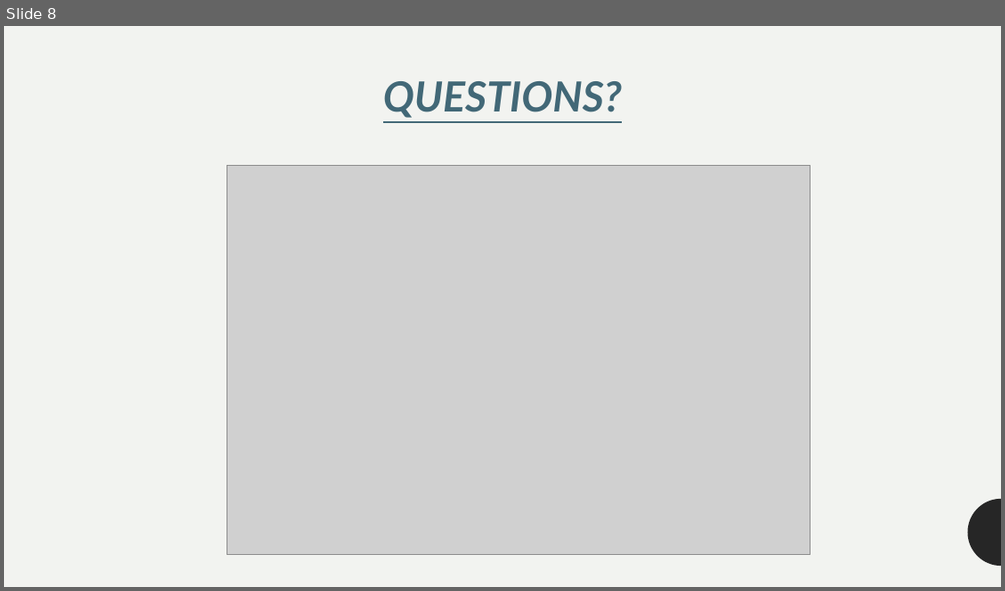
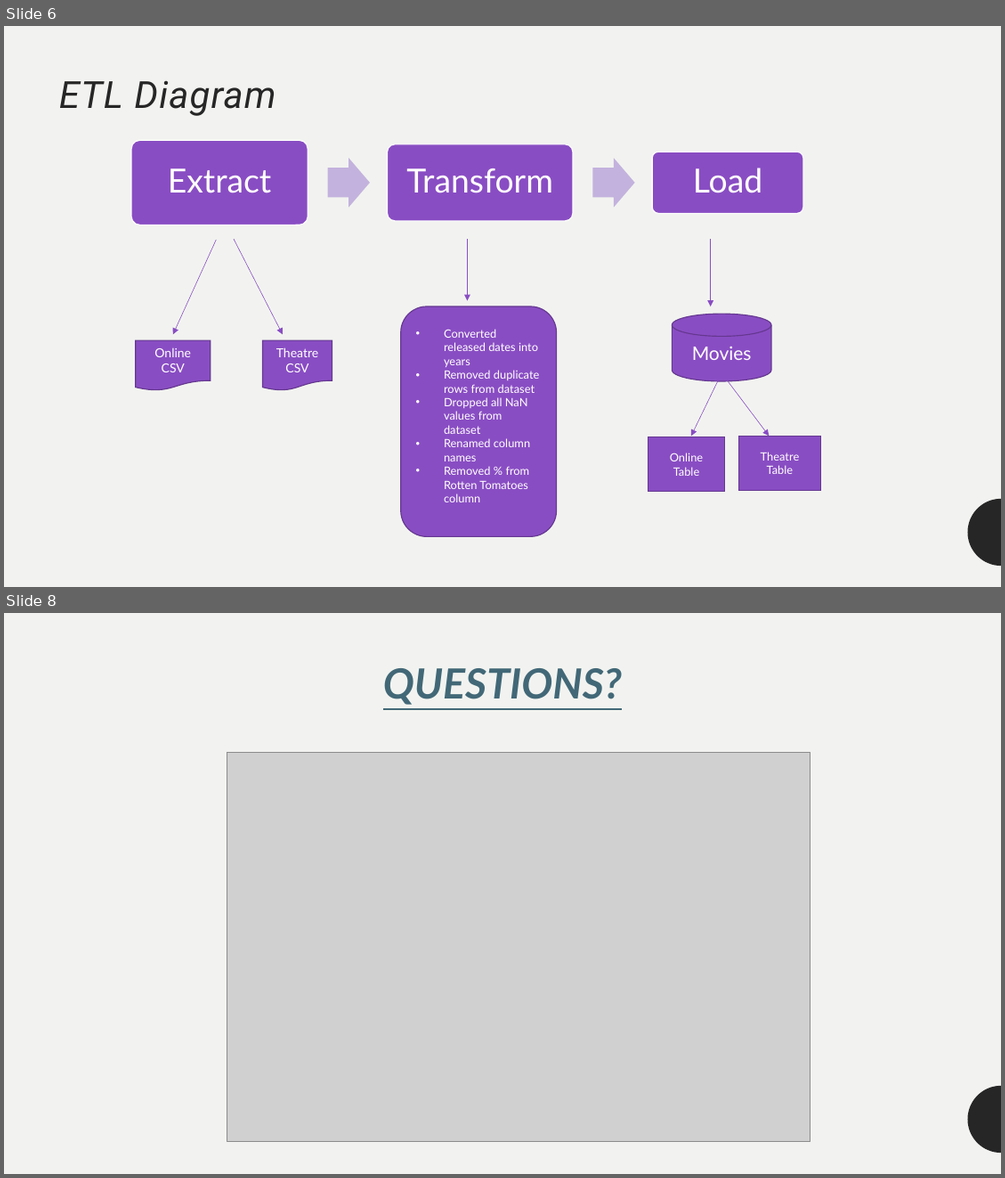
Before and after one commit to cyoungman9/ETL_PROJECT, a slide deck: ETL_Project.pptx. Shown one above the other, each under a label of ours: slide 8 before the commit, slides 6 and 8 after it; the slides between them are not shown. The pictures are 1005x591 and 1005x1178 pixels, drawn with LibreOffice and Linux fonts; fonts in the diff are those of the drawing; grey boxes stand for pictures. Boxes give left, top, right and bottom in pixels: in the first picture for what was removed or moved away, otherwise in the second. Text is boxed around its words. In the diff, an @@ line names an element or a change of style, - is before the commit and + after.

```diff
--- a/ETL_Project.pptx
+++ b/ETL_Project.pptx
@@ slide 6 added at (4,26,1001,587), background #F2F3F0; not listed: 1 template element that a slide beside it also shows @@
@@ title added at (59,81,275,116), 36 pt, text #262626, italic @@
+ETL Diagram
@@ group added at (131,141,803,224): 3 rounded rectangles, 3 texts, 2 right arrows @@
+Extract
+Transform
+Load
@@ arrow added from (234, 239) to (283, 334), #894DC3 0.5 pt @@
@@ arrow added from (468, 239) to (468, 300), #894DC3 0.5 pt @@
@@ arrow added from (711, 239) to (711, 306), #894DC3 0.5 pt @@
@@ arrow added from (217, 240) to (173, 334), #894DC3 0.5 pt @@
@@ rounded rectangle added at (401,306,557,537), fill #894DC3, outline #653990 1 pt, 11 pt, text #FFFFFF @@
+• Converted released dates into years
+• Removed duplicate rows from dataset
+• Dropped all NaN values from dataset
+• Renamed column names
+• Removed % from Rotten Tomatoes column
@@ cylinder added at (672,313,771,381), fill #894DC3, outline #653990 1 pt, 18 pt, text #FFFFFF @@
+Movies
@@ flow chart document added at (136,340,210,390), fill #894DC3, outline #653990 1 pt, 12 pt, text #FFFFFF @@
+Online CSV
@@ flow chart document added at (263,340,332,390), fill #894DC3, outline #653990 1 pt, 12 pt, text #FFFFFF @@
+Theatre CSV
@@ arrow added from (730, 356) to (691, 435), #894DC3 0.5 pt @@
@@ arrow added from (713, 362) to (769, 435), #894DC3 0.5 pt @@
@@ rectangle added at (648,437,725,491), fill #894DC3, outline #653990 1 pt, 11 pt, text #FFFFFF @@
+Online Table
@@ rectangle added at (738,435,821,491), fill #894DC3, outline #653990 1 pt, 11 pt, text #FFFFFF @@
+Theatre
+Table
```
Also in this commit, not shown: 4 slides changed, 1 slide removed, 6 other files.
